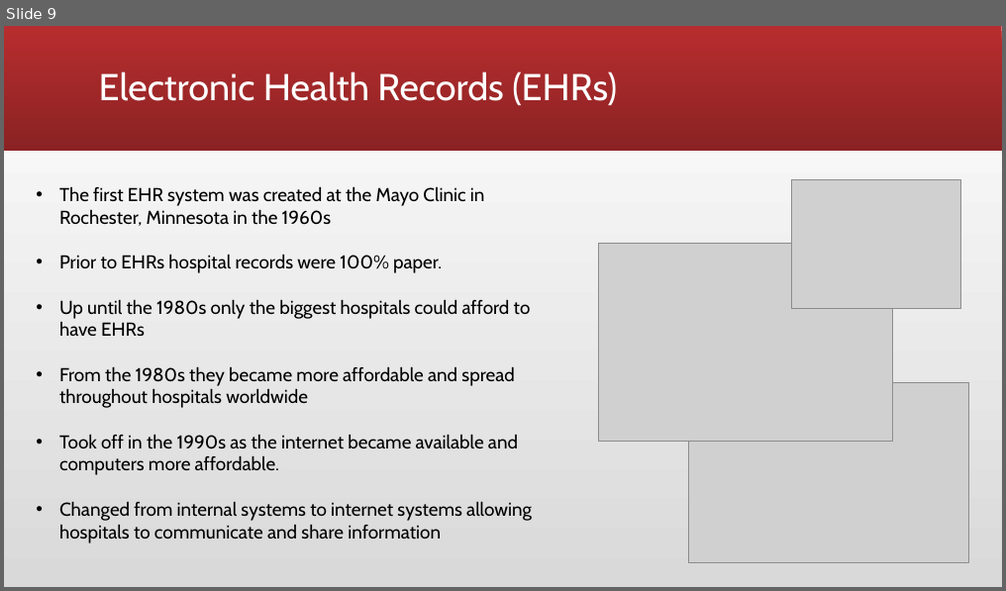
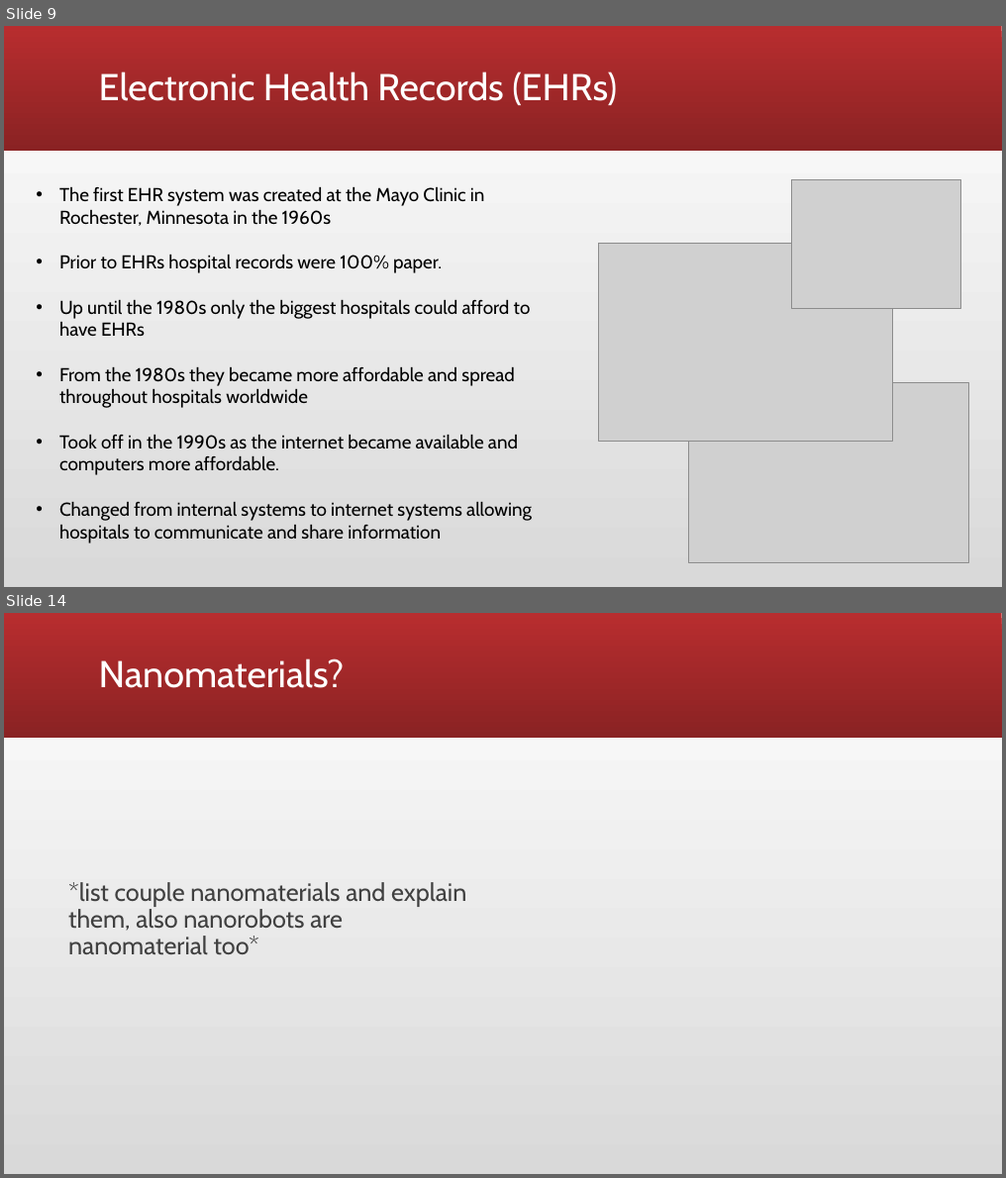
Before and after one commit to anetakotas/The-Computing-Industry-Group-Project, a slide deck: Group Podcast.pptx. Shown one above the other, each under a label of ours: slide 9 before the commit, slides 9 and 14 after it; the slides between them are not shown. The pictures are 1006x591 and 1006x1178 pixels, drawn with LibreOffice and Linux fonts; fonts in the diff are those of the drawing; grey boxes stand for pictures. Boxes give left, top, right and bottom in pixels: in the first picture for what was removed or moved away, otherwise in the second. Text is boxed around its words. In the diff, an @@ line names an element or a change of style, - is before the commit and + after.

```diff
--- a/Group Podcast.pptx
+++ b/Group Podcast.pptx
@@ slide 14 added at box(4, 613, 1002, 1174), background gradient #D9D9D9 to #FFFFFF; not listed: 1 template element that a slide beside it also shows @@
@@ title added at box(99, 659, 344, 688), 36 pt, text #FFFFFF @@
+Nanomaterials?
@@ text added at box(68, 882, 466, 956), 24 pt, text #404040 @@
+*list couple nanomaterials and explain them, also nanorobots are nanomaterial too*
```
Also in this commit, not shown: 6 other slides added, 4 slides removed.
